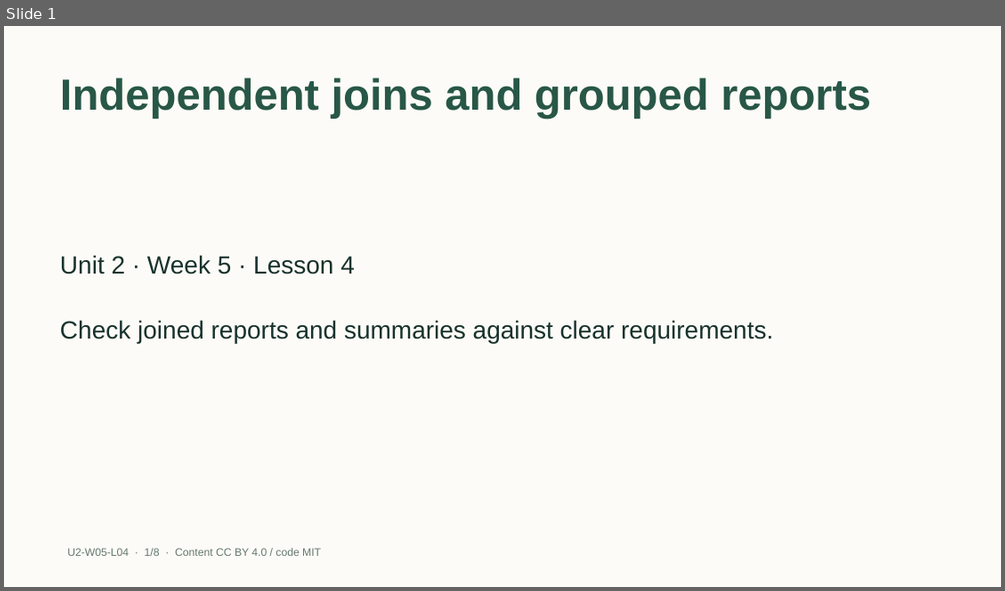
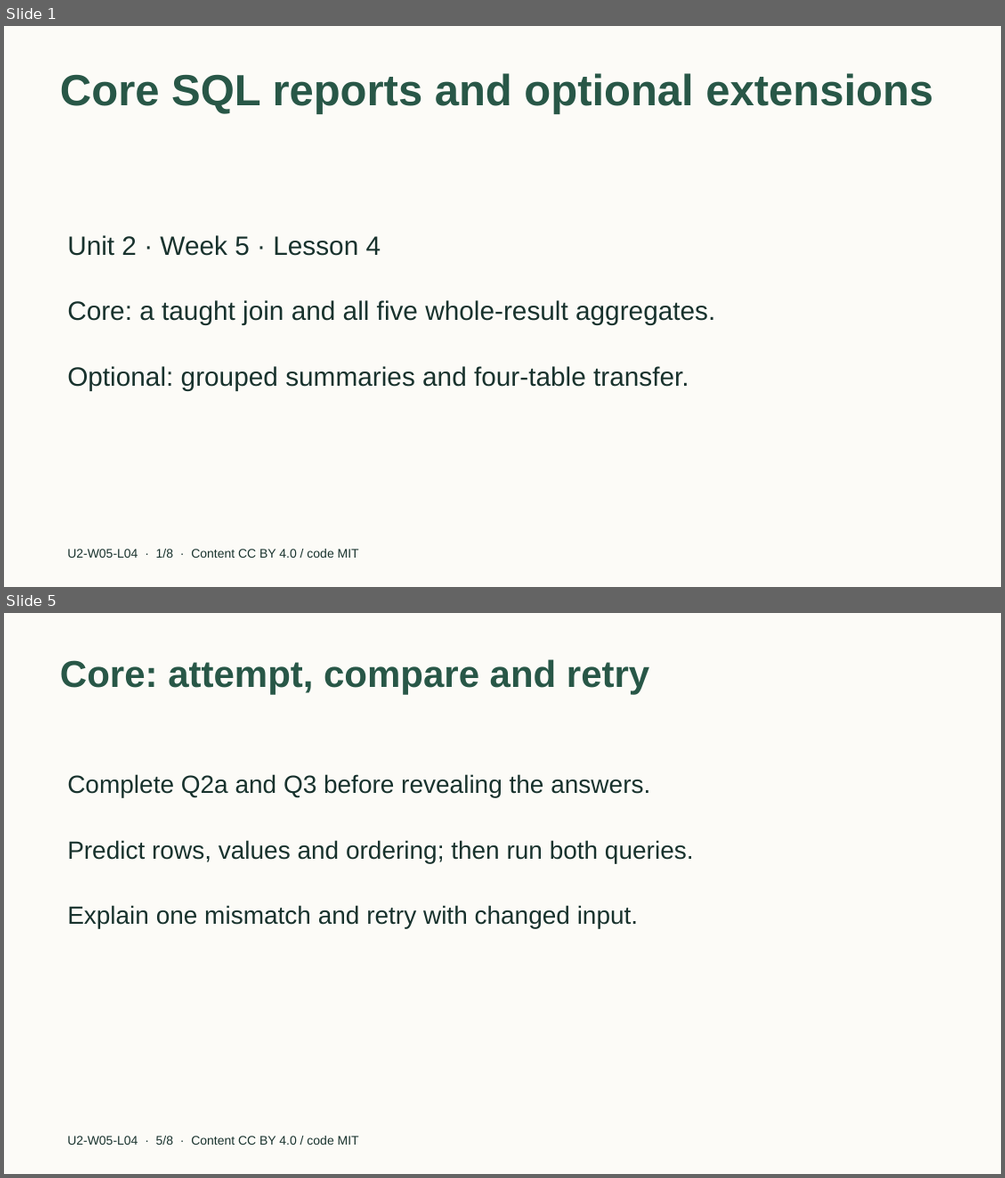
Before and after one commit to EdugenIO/cs-atar-textbook, a slide deck: dist/slides/u2-w05-l04.pptx. Shown one above the other, each under a label of ours: slide 1 before the commit, slides 1 and 5 after it; the slides between them are not shown. The pictures are 1005x591 and 1005x1178 pixels, drawn with LibreOffice and Linux fonts; fonts in the diff are those of the drawing. Boxes give left, top, right and bottom in pixels: in the first picture for what was removed or moved away, otherwise in the second. Text is boxed around its words. In the diff, an @@ line names an element or a change of style, - is before the commit and + after.

Commit message:
Separate Year 11 SQL core practice from optional extensions (S04)

```diff
--- a/dist/slides/u2-w05-l04.pptx
+++ b/dist/slides/u2-w05-l04.pptx
@@ slide 5 added at (x1=4, y1=613, x2=1001, y2=1174), background #FCFBF7 @@
@@ title added at (x1=60, y1=659, x2=649, y2=695), 36 pt, text #285747, bold @@
+Core: attempt, compare and retry
@@ text added at (x1=67, y1=774, x2=650, y2=797), 24 pt, text #18322D @@
+Complete Q2a and Q3 before revealing the answers.
@@ text added at (x1=67, y1=840, x2=694, y2=863), 24 pt, text #18322D @@
+Predict rows, values and ordering; then run both queries.
@@ text added at (x1=67, y1=905, x2=638, y2=928), 24 pt, text #18322D @@
+Explain one mismatch and retry with changed input.
@@ text added at (x1=67, y1=1135, x2=359, y2=1144), 12 pt, text #18322D @@
+U2-W05-L04 · 5/8 · Content CC BY 4.0 / code MIT
@@ slide 1 changed as well @@
@@ title at (x1=60, y1=73, x2=933, y2=114): text changed @@
-Independent joins and grouped reports
+Core SQL reports and optional extensions
@@ text "Unit 2 · Week 5 ..." at (x1=67, y1=235, x2=381, y2=256): size 24 to 25.5 pt; vertical alignment middle to top @@
@@ text "Core: a taught join and ..." at (x1=67, y1=300, x2=715, y2=325): vertical alignment middle to top @@
@@ text at (x1=67, y1=300, x2=715, y2=325): text changed; size 24 to 25.5 pt @@
-Check joined reports and summaries against clear requirements.
+Core: a taught join and all five whole-result aggregates.
@@ text added at (x1=67, y1=366, x2=689, y2=390), 25.5 pt, text #18322D @@
+Optional: grouped summaries and four-table transfer.
@@ text "U2-W05-L04 · 1/8 · Content ..." at (x1=67, y1=548, x2=359, y2=557): size 10.5 to 12 pt, text colour #66786F to #18322D @@
```
Also in this commit, not shown: 2 other slides changed, 4 other slides added, 5 slides removed, 37 other files.
